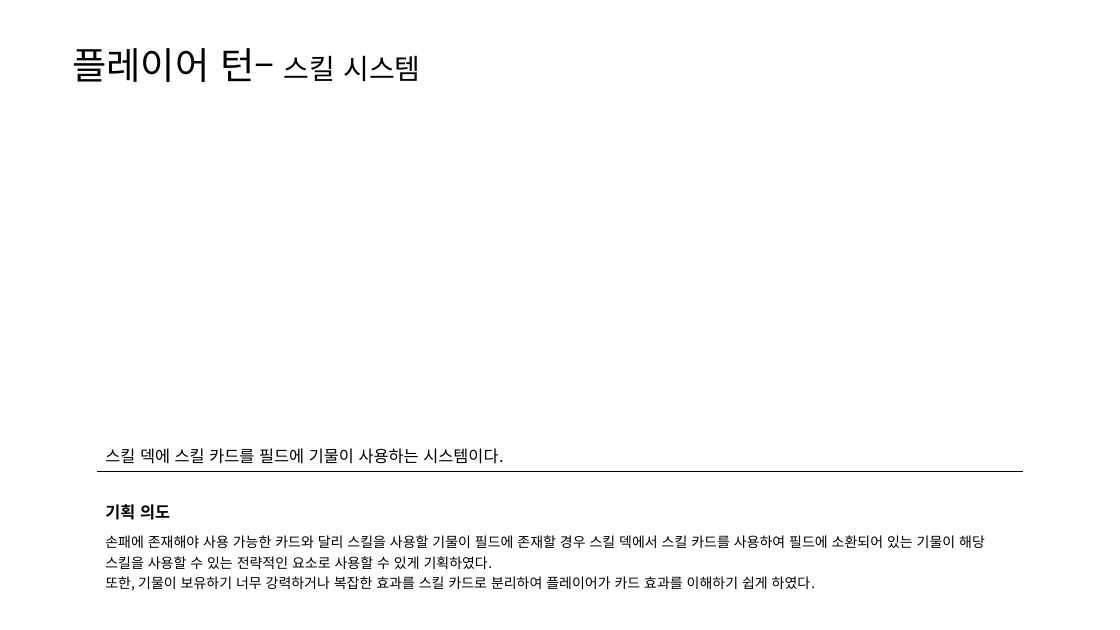
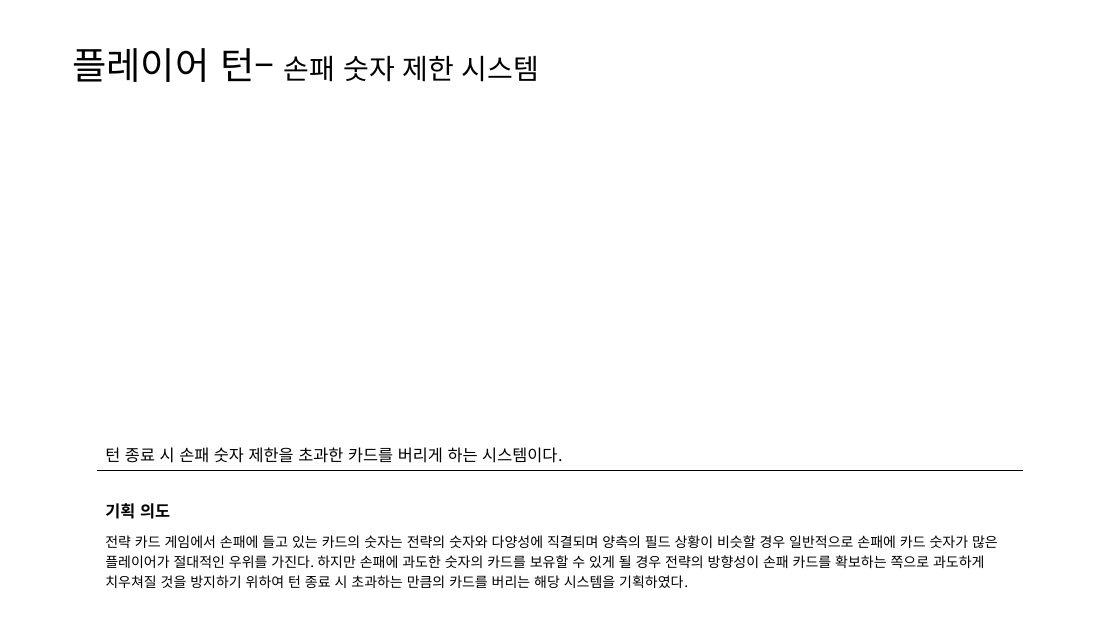
Before and after one commit to yjk0401/unityenginebasic_9th, a slide deck: slide 13 of 기획/체스/체스 전투 시스템 기획서.pptx (slide 11 before the commit). Drawn at 1120x630 pixels with LibreOffice and Linux fonts; fonts in the diff are those of the drawing. Boxes give left, top, right and bottom in pixels: in the first picture for what was removed or moved away, otherwise in the second. Text is boxed around its words. In the diff, an @@ line names an element or a change of style, - is before the commit and + after.

```diff
--- a/기획/체스/체스 전투 시스템 기획서.pptx
+++ b/기획/체스/체스 전투 시스템 기획서.pptx
@@ text at [72, 48, 539, 82]: text changed; size 32 to 24 pt @@
-플레이어 턴– 스킬 시스템
+플레이어 턴– 손패 숫자 제한 시스템
@@ table at [97, 439, 1023, 592] @@
-row 1, column 1: 스킬 덱에 스킬 카드를 필드에 기물이 사용하는 시스템이다.
+row 1, column 1: 턴 종료 시 손패 숫자 제한을 초과한 카드를 버리게 하는 시스템이다.
-row 3, column 1: 손패에 존재해야 사용 가능한 카드와 달리 스킬을 사용할 기물이 필드에 존재할 경우 스킬 덱에서 스킬 카드를 사용하여 필드에 소환되어 있는 기물이 해당 스킬을 사용할 수 있는 전략적인 요소로 사용할 수 있게 기획하였다. / 또한, 기물이 보유하기 너무 강력하거나 복잡한 효과를 스킬 카드로 분리하여 플레이어가 카드 효과를 이해하기 쉽게 하였다.
+row 3, column 1: 전략 카드 게임에서 손패에 들고 있는 카드의 숫자는 전략의 숫자와 다양성에 직결되며 양측의 필드 상황이 비슷할 경우 일반적으로 손패에 카드 숫자가 많은 플레이어가 절대적인 우위를 가진다. 하지만 손패에 과도한 숫자의 카드를 보유할 수 있게 될 경우 전략의 방향성이 손패 카드를 확보하는 쪽으로 과도하게 치우쳐질 것을 방지하기 위하여 턴 종료 시 초과하는 만큼의 카드를 버리는 해당 시스템을 기획하였다.
```
Also in this commit, not shown: 8 other slides changed, 3 slides added, 14 other files.
